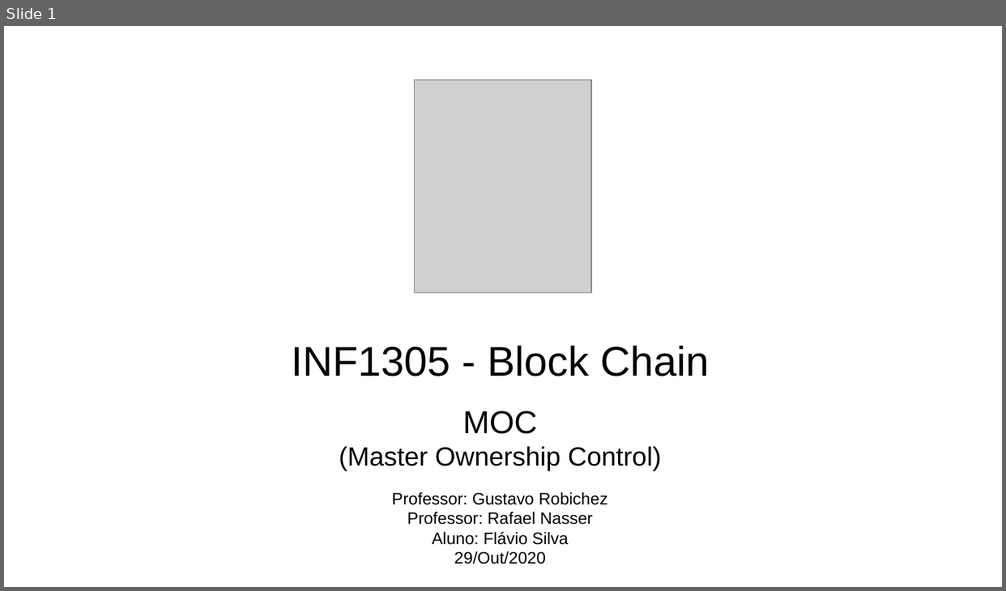
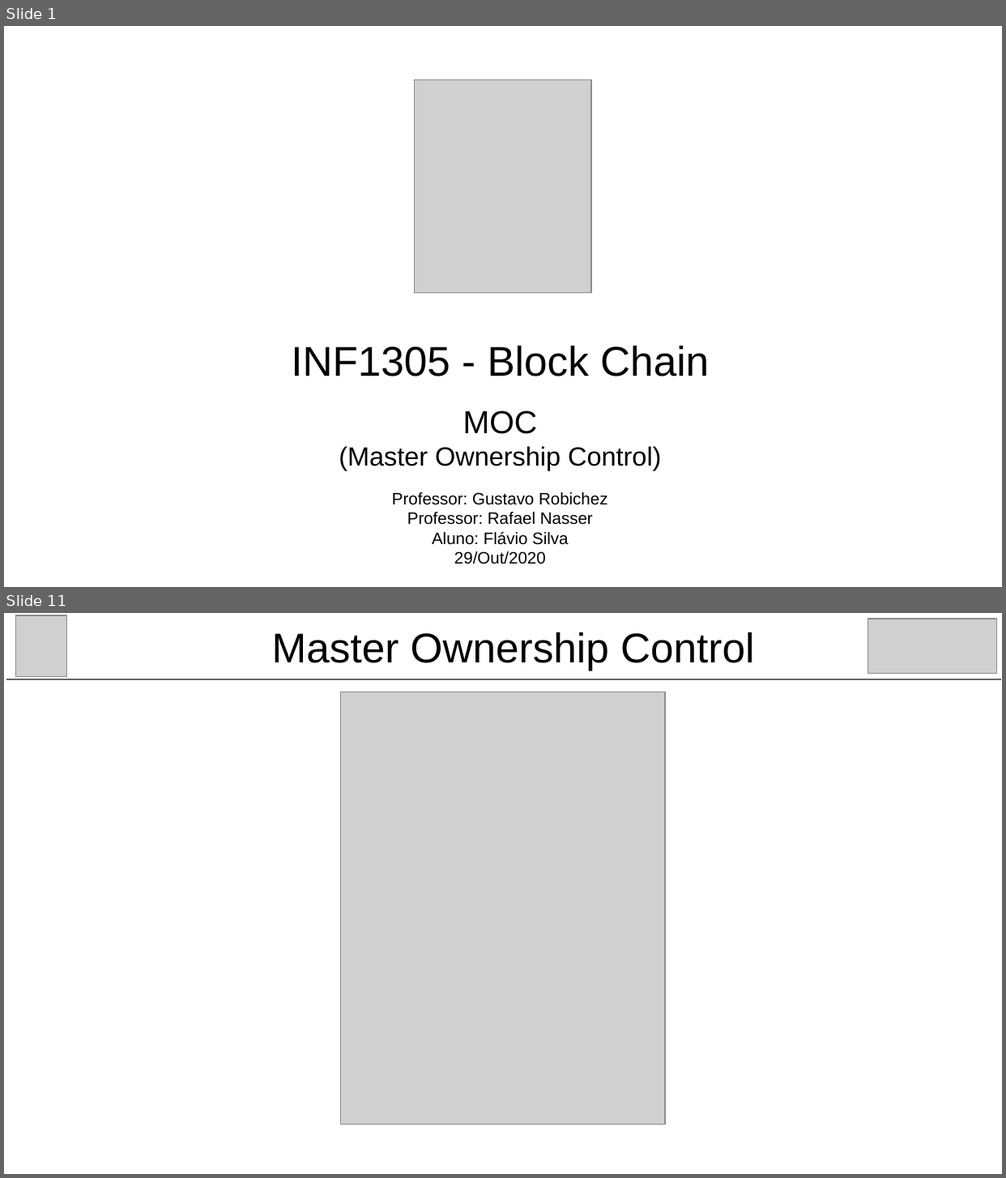
Before and after one commit to frajola-puc/frajola-puc.github.io, a slide deck: ppt/INF1305-TCII-Blockchain-T1-Ownership-14.21526-FlavioSilva-v201108.2214.pptx. Shown one above the other, each under a label of ours: slide 1 before the commit, slides 1 and 11 after it; the slides between them are not shown. The pictures are 1006x591 and 1006x1178 pixels, drawn with LibreOffice and Linux fonts; fonts in the diff are those of the drawing; grey boxes stand for pictures. Boxes give left, top, right and bottom in pixels: in the first picture for what was removed or moved away, otherwise in the second. Text is boxed around its words. In the diff, an @@ line names an element or a change of style, - is before the commit and + after.

```diff
--- a/ppt/INF1305-TCII-Blockchain-T1-Ownership-14.21526-FlavioSilva-v201108.2214.pptx
+++ b/ppt/INF1305-TCII-Blockchain-T1-Ownership-14.21526-FlavioSilva-v201108.2214.pptx
@@ slide 11 added at (4, 613, 1002, 1174), background #FFFFFF @@
@@ picture added at (16, 615, 67, 677) @@
@@ title added at (272, 632, 754, 671), 30 pt, text #000000 @@
+Master Ownership Control
@@ picture added at (868, 619, 997, 674) @@
@@ line added from (7, 680) to (1001, 680), #666666 1.5 pt @@
@@ picture added at (341, 692, 666, 1125) @@
```
Also in this commit, not shown: 9 slides changed, 1 other slide added, 1 slide removed, 4 other files.
